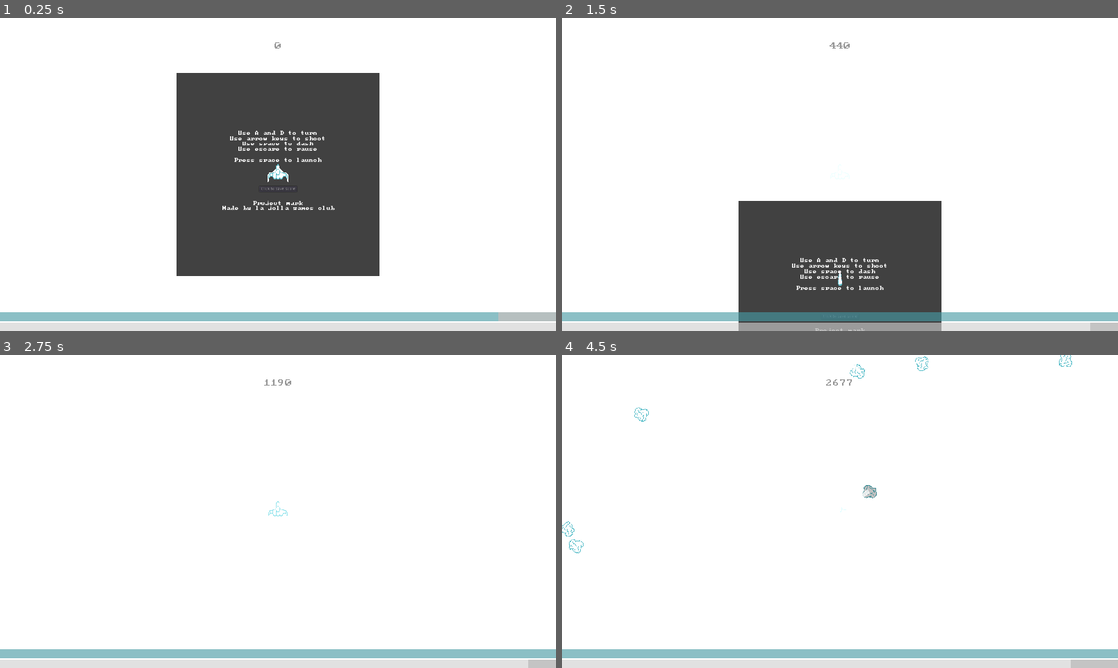
Above: before the commit, frames 1-4 (two rows, left to right).
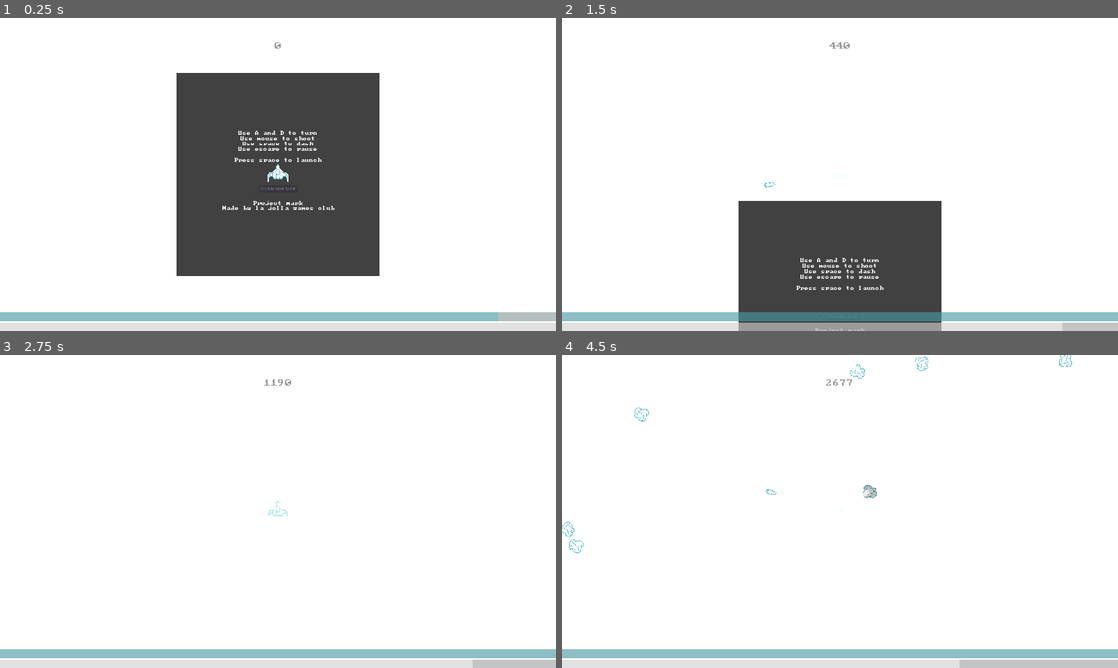
Above: after the commit, the same moments.

Repository: lajollagamesclub/project-mark
Game: Godot game, scene res://Main.tscn
Two runs of this game, one before a commit and one after it. Both use one fixed random seed, a clock stepped at 60 frames per second and the inputs below. The engine's default icon, where the game draws it, is replaced by a stand-in: a white triangle on a blue panel in a dark square.
Inputs (mouse positions are in pixels of both pictures, inside the frame that each line leads up to):
- Up to frame 1 (0.25 s): no input
- Up to frame 2 (1.5 s): move the mouse to (962, 158) at 0.52 s; hold E (g_dash_right) 0.53-1.28 s; tap Space (g_dash) at 0.6 s; click (962, 158) at 0.8 s; move the mouse to (728, 190) at 1.27 s; hold Down (g_fire_down) from 1.28 s (still down); click (728, 190) at 1.35 s
- Up to frame 3 (2.75 s): tap Space (g_dash) at 1.55, 2.1 s; move the mouse to (333, 442) at 2.02 s; release Down (g_fire_down) at 2.03 s; hold E (g_dash_right) from 2.03 s (still down); click (333, 442) at 2.3 s
- Up to frame 4 (4.5 s): move the mouse to (812, 574) at 2.77 s; release E (g_dash_right) at 2.78 s; hold Up (g_fire_up) 2.78-3.53 s; click (812, 574) at 2.85 s; tap Space (g_dash) at 3.05, 3.6 s; move the mouse to (1006, 558) at 3.52 s; hold Q (g_dash_left) from 3.53 s (still down); click (1006, 558) at 3.8 s; tap Enter at 4.25 s; move the mouse to (673, 464) at 4.27 s; click (673, 464) at 4.35 s

The runs differ from the first frame. In frame 1, 0.1% of the frame differs, in the area x 41-59%, y 37-40%; in frame 2, 0.3%; in frame 3, 0.3%; in frame 4, 0.5%, in the area x 36-92%, y 42-100%.

Commit message:
Switch to shooting with the mouse cursor

Diff:
--- a/src/Main.tscn
+++ b/src/Main.tscn
@@ -131,7 +131,7 @@
 margin_bottom = -17.0
 theme = ExtResource( 11 )
 text = "Use A and D to turn
-Use arrow keys to shoot
+Use mouse to shoot
 Use space to dash
 Use escape to pause
 
--- a/src/PlayerTurning.gd
+++ b/src/PlayerTurning.gd
@@ -66,19 +66,22 @@
 	var horizontal: int = int(Input.is_action_pressed("g_right")) - int(Input.is_action_pressed("g_left"))
 # warning-ignore:unused_variable
 	var vertical: int = int(Input.is_action_pressed("g_up")) - int(Input.is_action_pressed("g_down"))
-	var horizontal_fire: int = int(Input.is_action_just_pressed("g_fire_right")) - int(Input.is_action_just_pressed("g_fire_left"))
-	var vertical_fire: int = int(Input.is_action_just_pressed("g_fire_down")) - int(Input.is_action_just_pressed("g_fire_up"))
+#	var horizontal_fire: int = int(Input.is_action_just_pressed("g_fire_right")) - int(Input.is_action_just_pressed("g_fire_left"))
+#	var vertical_fire: int = int(Input.is_action_just_pressed("g_fire_down")) - int(Input.is_action_just_pressed("g_fire_up"))
 #	var dash: int = int(Input.is_action_just_pressed("g_dash_right")) - int(Input.is_action_just_pressed("g_dash_left"))
 
-	if player_state.can_fire_bullet() and (abs(horizontal_fire) > 0 or abs(vertical_fire) > 0):
+	if player_state.can_fire_bullet() and Input.is_action_just_pressed("g_fire"):
 
-		var rotation_vector: Vector2 = Vector2(horizontal_fire, vertical_fire)
+		var width = ProjectSettings.get_setting("display/window/size/width")
+		var height = ProjectSettings.get_setting("display/window/size/height")
+		var size_vect: Vector2 = Vector2(width, height)
+
+		var rotation_vector: Vector2 = (get_viewport().get_mouse_position() - size_vect/2).normalized()
 		var rotation_input: float = rotation_vector.angle()
 		rotation_input = rotation_input
 
 		var input_vector = Vector2(1, 0).rotated(rotation_input)
 
-		rotation_input = $AutoAim.get_suggestion(input_vector, 45.0)
 		$BulletSpawner.spawn_bullet(rotation_input)
 		$FireStreamPlayer.play()
 		player_state.fire_bullet()
--- a/src/RadialDistortion.tscn
+++ b/src/RadialDistortion.tscn
@@ -61,7 +61,7 @@
 shader = SubResource( 1 )
 shader_param/center = Vector2( 960, 540 )
 shader_param/width = 0.162
-shader_param/dist = 0.710691
+shader_param/dist = 0.0
 shader_param/multiply_color = Plane( 1.002, 0.771, 0.856, 1 )
 
 [node name="RadialDistortion" type="Node2D"]
